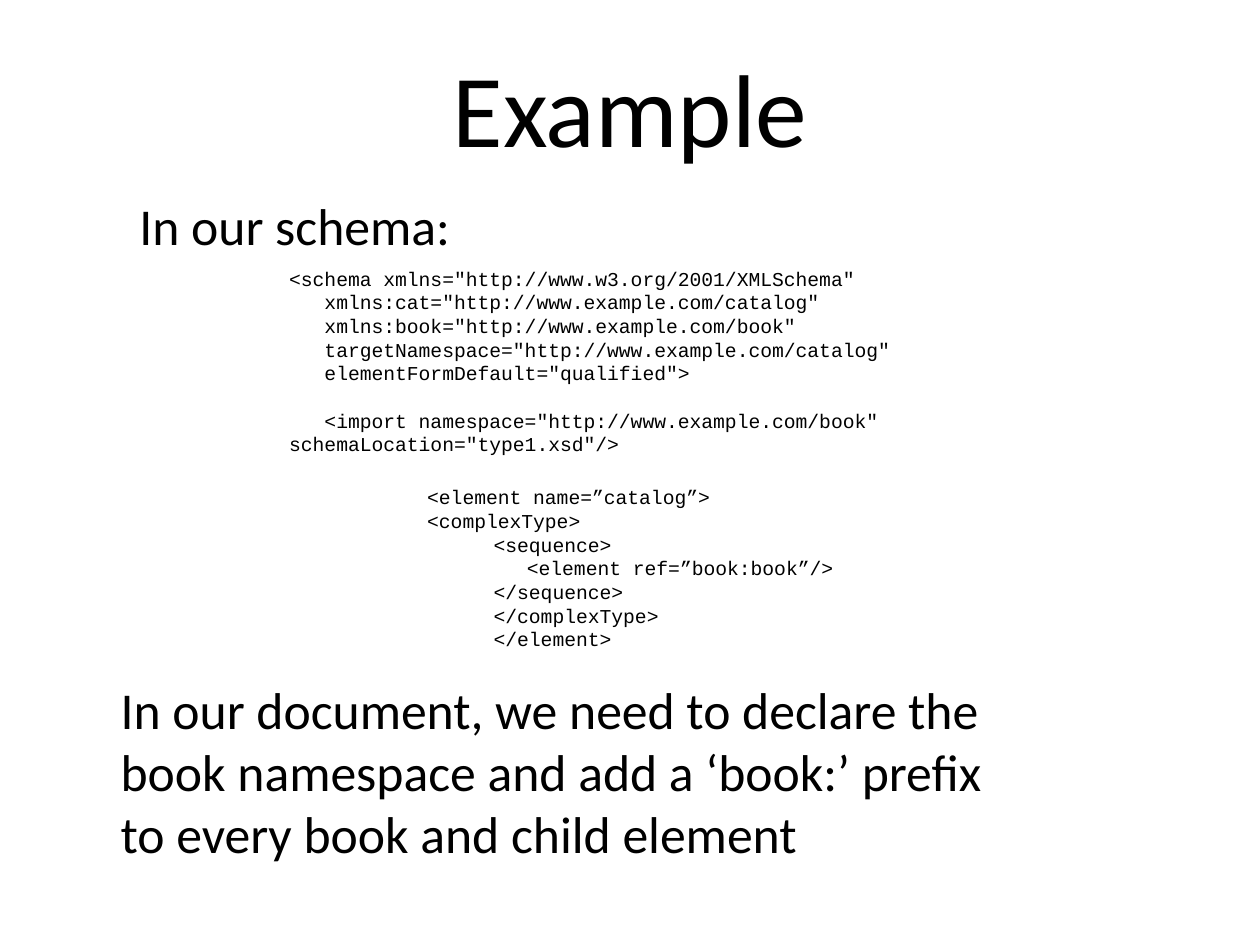
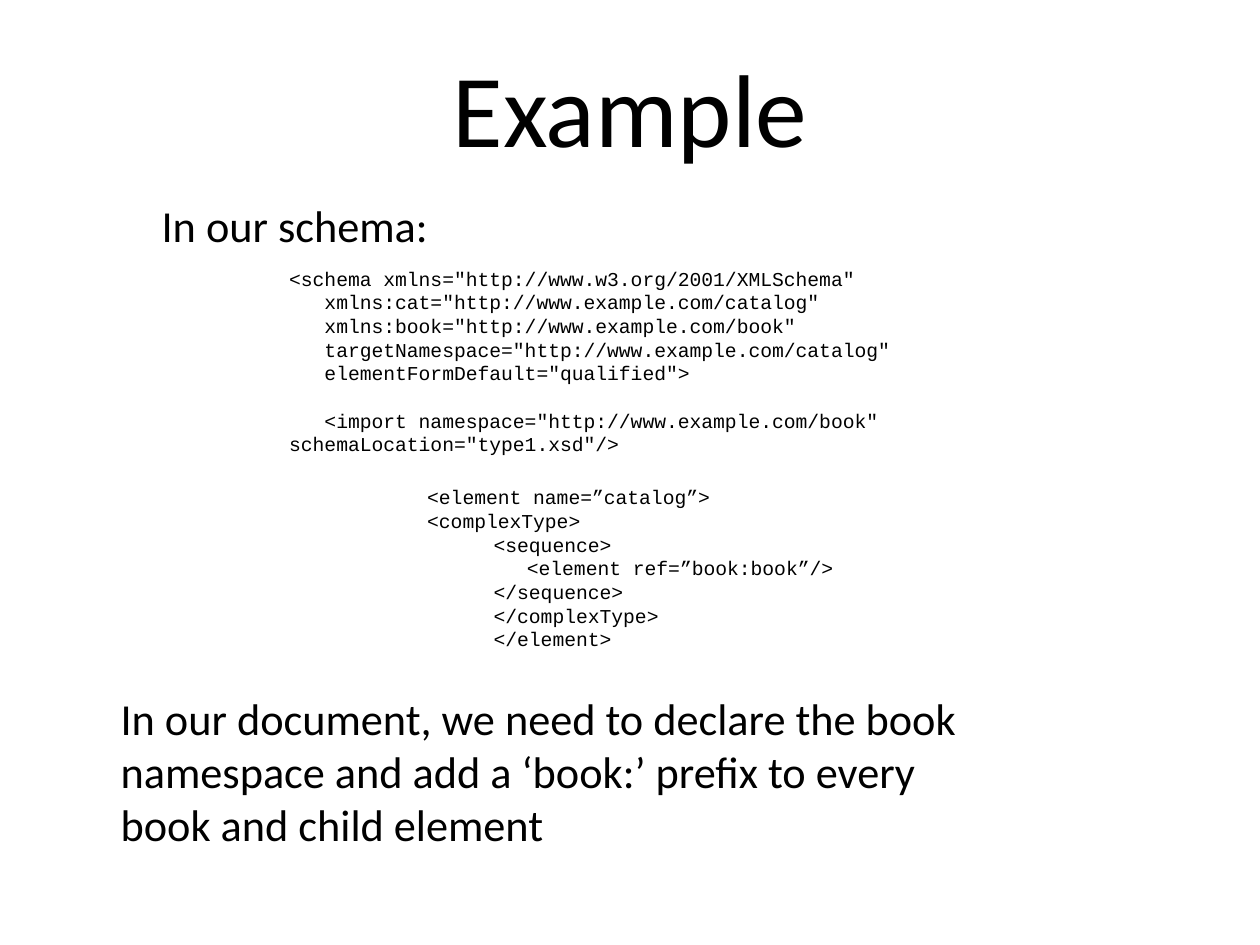
Before and after one commit to tathougies/zynx-se-bootcamp, a slide deck: slide 34 of xml/xml-schema-xpath.ppt (slide 33 before the commit). Drawn at 1260x945 pixels with LibreOffice and Linux fonts; fonts in the diff are those of the drawing. Boxes give left, top, right and bottom in pixels: in the first picture for what was removed or moved away, otherwise in the second. Text is boxed around its words. In the diff, an @@ line names an element or a change of style, - is before the commit and + after.

```diff
--- a/xml/xml-schema-xpath.ppt
+++ b/xml/xml-schema-xpath.ppt
@@ text "In our schema:" at [162, 211, 428, 243]: size 42 to 36 pt @@
@@ text "In our schema:": place and size @@
-text "In our schema:" at [139, 209, 450, 246]
+text "In our schema:" at [162, 211, 428, 243]
@@ text "In our document, we need ..." at [121, 704, 956, 842]: size 42 to 36 pt @@
```
Also in this commit, not shown: 20 other slides changed, 1 slide added.
